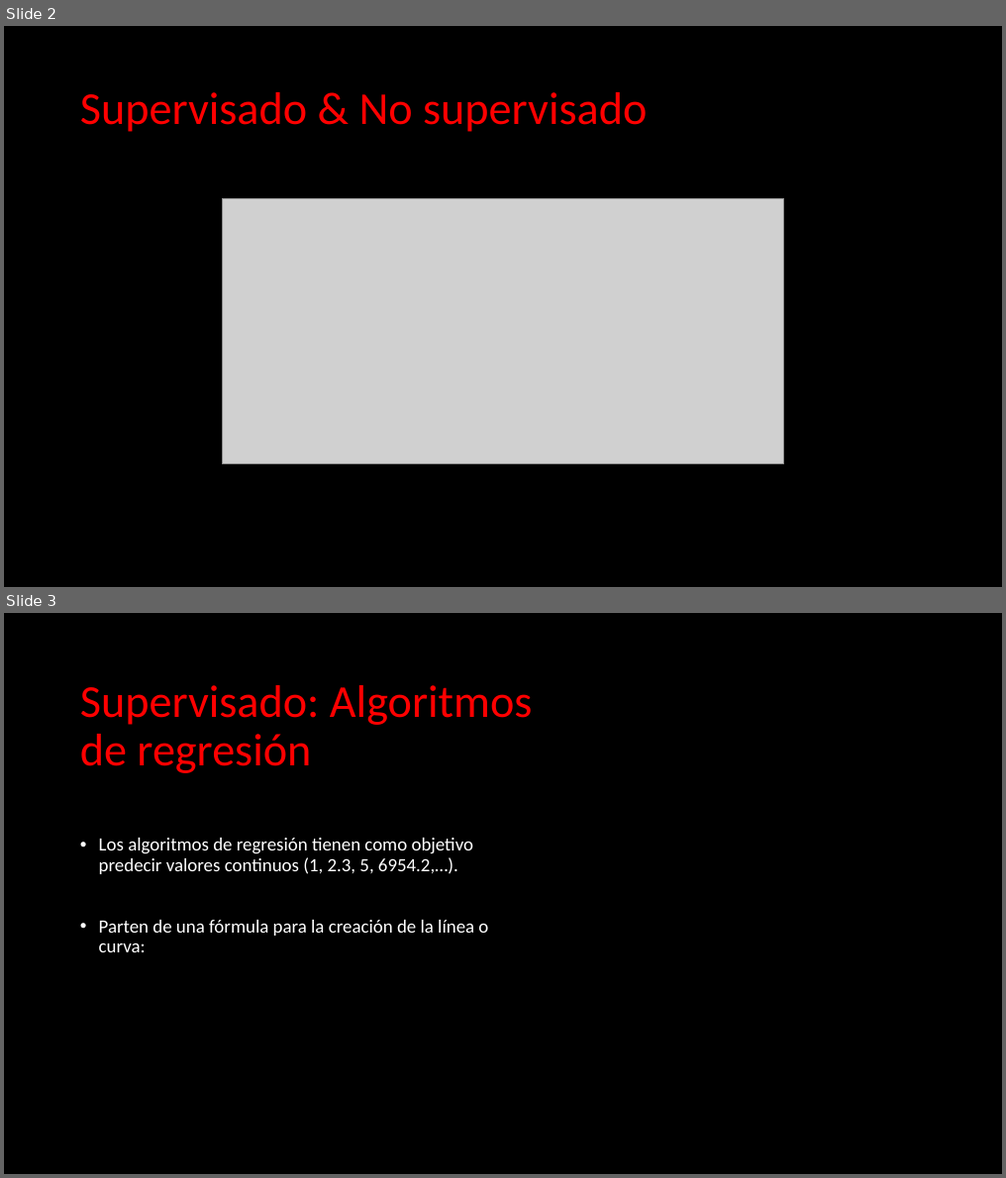
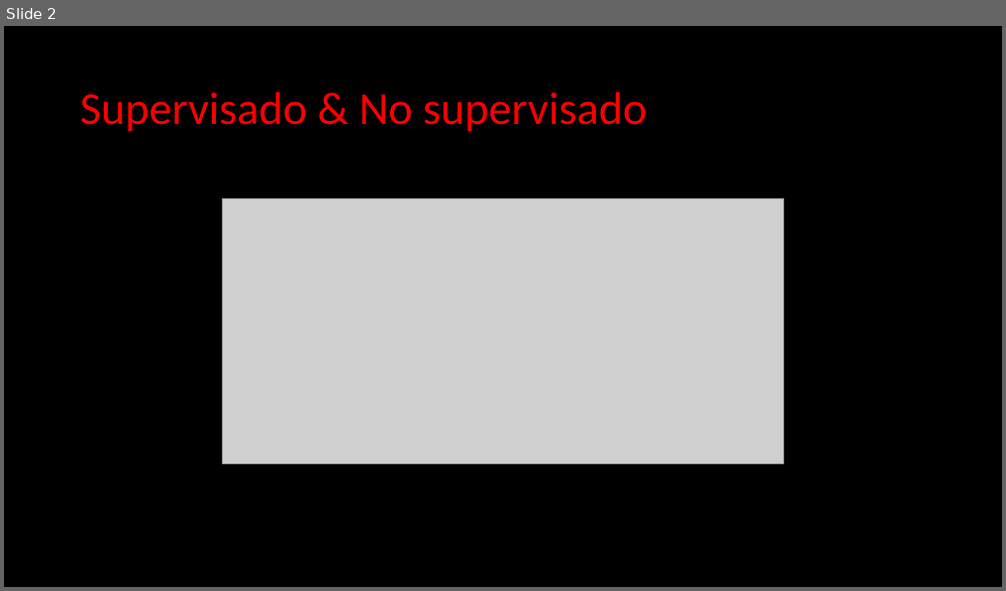
Before and after one commit to Clapiniella/data_science_jun_2020, a slide deck: week10/day4/theory/Machine Learning - Unsupervised Learning.pptx. Shown one above the other, each under a label of ours: slides 2 and 3 before the commit, slide 2 after it. The pictures are 1006x1178 and 1006x591 pixels, drawn with LibreOffice and Linux fonts; fonts in the diff are those of the drawing; grey boxes stand for pictures. Boxes give left, top, right and bottom in pixels: in the first picture for what was removed or moved away, otherwise in the second. Text is boxed around its words. In the diff, an @@ line names an element or a change of style, - is before the commit and + after.

```diff
--- a/week10/day4/theory/Machine Learning - Unsupervised Learning.pptx
+++ b/week10/day4/theory/Machine Learning - Unsupervised Learning.pptx
@@ slide 3 removed at (4, 613, 1002, 1174), background #000000 @@
@@ title removed at (80, 685, 532, 773) @@
-Supervisado: Algoritmos de regresión
@@ text removed at (99, 838, 488, 953) @@
-• Los algoritmos de regresión tienen como objetivo predecir valores continuos (1, 2.3, 5, 6954.2,…).
-• Parten de una fórmula para la creación de la línea o curva:
```
Also in this commit, not shown: 10 slides added, 9 other slides removed, 2 other files.
